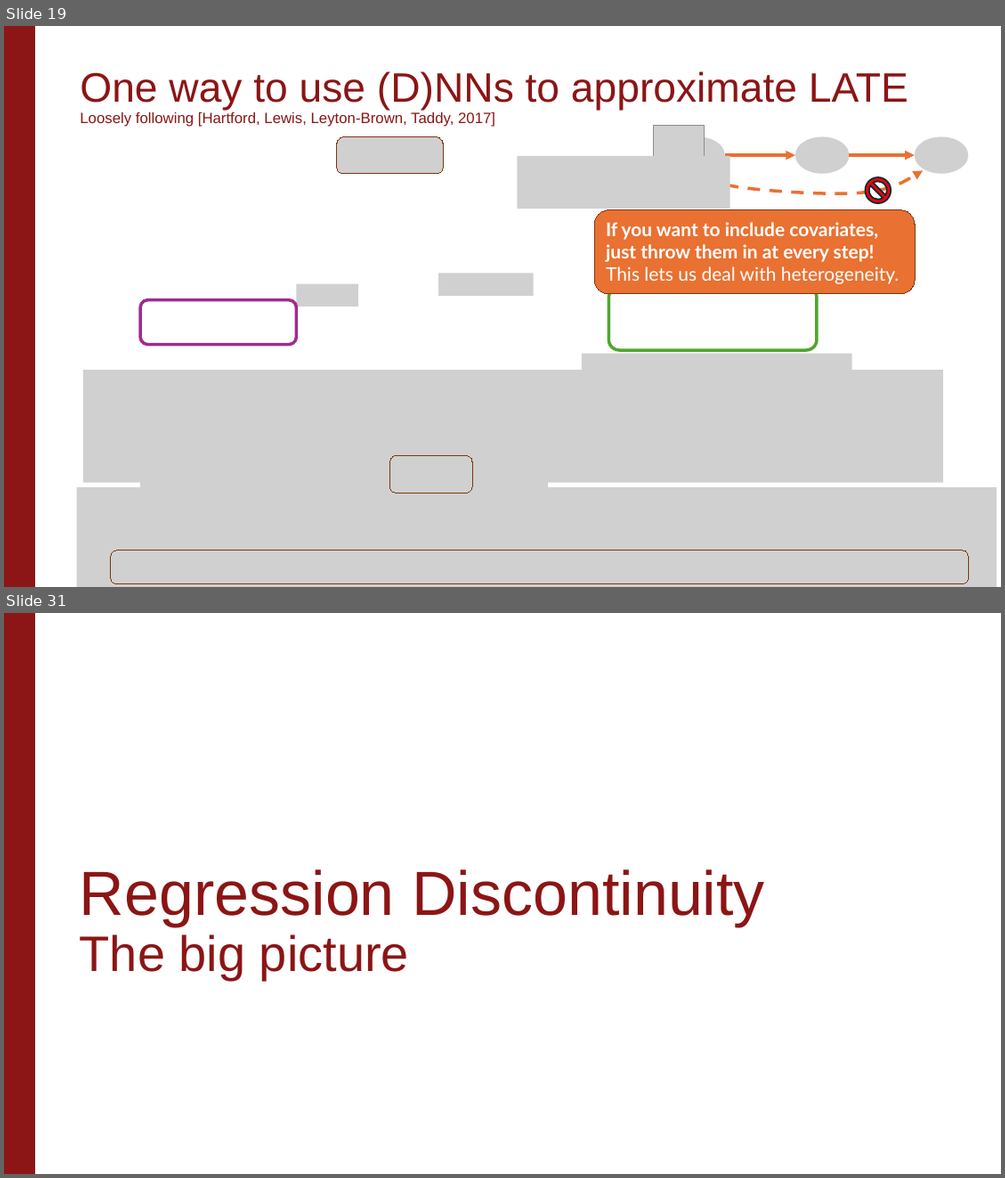
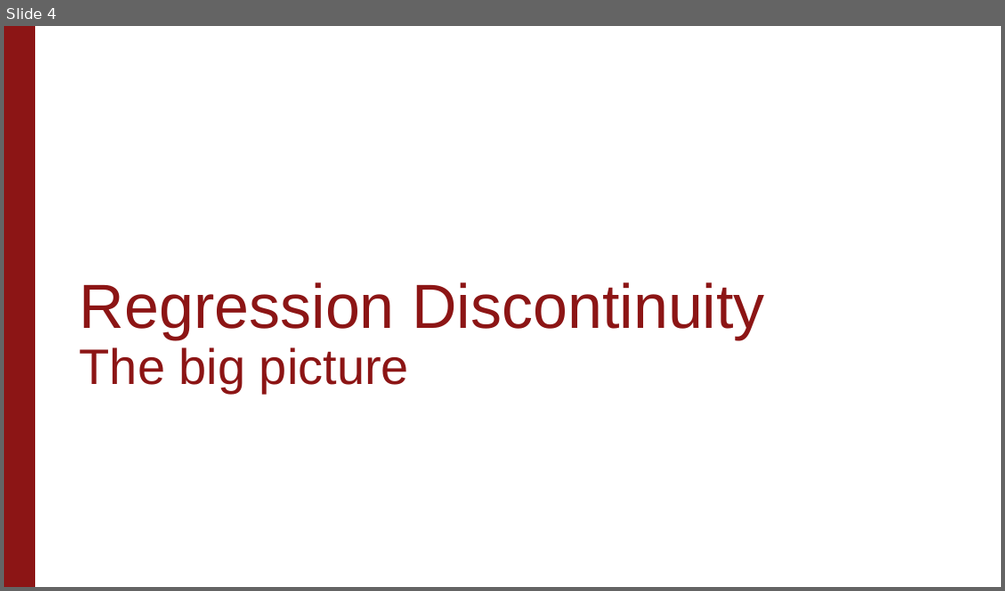
Before and after one commit to stanford-causal-inference-class/stanford-causal-inference-class.github.io, a slide deck: materials/lecture-slides/Unit3_Lecture4.pptx. Shown one above the other, each under a label of ours: slides 19 and 31 before the commit, slide 4 after it; the slides between them are not shown. The pictures are 1005x1178 and 1005x591 pixels, drawn with LibreOffice and Linux fonts; fonts in the diff are those of the drawing; grey boxes stand for pictures; background and template pictures are left out. Boxes give left, top, right and bottom in pixels: in the first picture for what was removed or moved away, otherwise in the second. Text is boxed around its words. In the diff, an @@ line names an element or a change of style, - is before the commit and + after.

```diff
--- a/materials/lecture-slides/Unit3_Lecture4.pptx
+++ b/materials/lecture-slides/Unit3_Lecture4.pptx
@@ slide 19 removed at box(4, 26, 1001, 587), background #FFFFFF; not listed: 1 template element that a slide beside it also shows @@
@@ title removed at box(80, 71, 908, 127) @@
-One way to use (D)NNs to approximate LATE
-Loosely following [Hartford, Lewis, Leyton-Brown, Taddy, 2017]
@@ group removed at box(653, 126, 969, 203): 4 pictures, 2 arrows, 1 freeform shape, 1 no-entry sign @@
@@ picture removed at box(337, 137, 443, 174) @@
@@ picture removed at box(517, 156, 730, 209) @@
@@ rounded rectangle removed at box(595, 210, 914, 294) @@
-If you want to include covariates, just throw them in at every step!
-This lets us deal with heterogeneity.
@@ picture removed at box(297, 284, 358, 306) @@
@@ picture removed at box(438, 273, 534, 295) @@
@@ rounded rectangle removed at box(609, 287, 817, 350) @@
@@ rounded rectangle removed at box(140, 300, 297, 344) @@
@@ picture removed at box(83, 370, 943, 483) @@
@@ picture removed at box(582, 354, 852, 464) @@
@@ picture removed at box(140, 398, 548, 491) @@
@@ picture removed at box(390, 455, 472, 492) @@
@@ picture removed at box(77, 487, 996, 587) @@
@@ picture removed at box(111, 550, 969, 584) @@
@@ what was slide 31 is now slide 4 @@
```
Also in this commit, not shown: 1 slide changed, 26 other slides removed, 1 other file.
